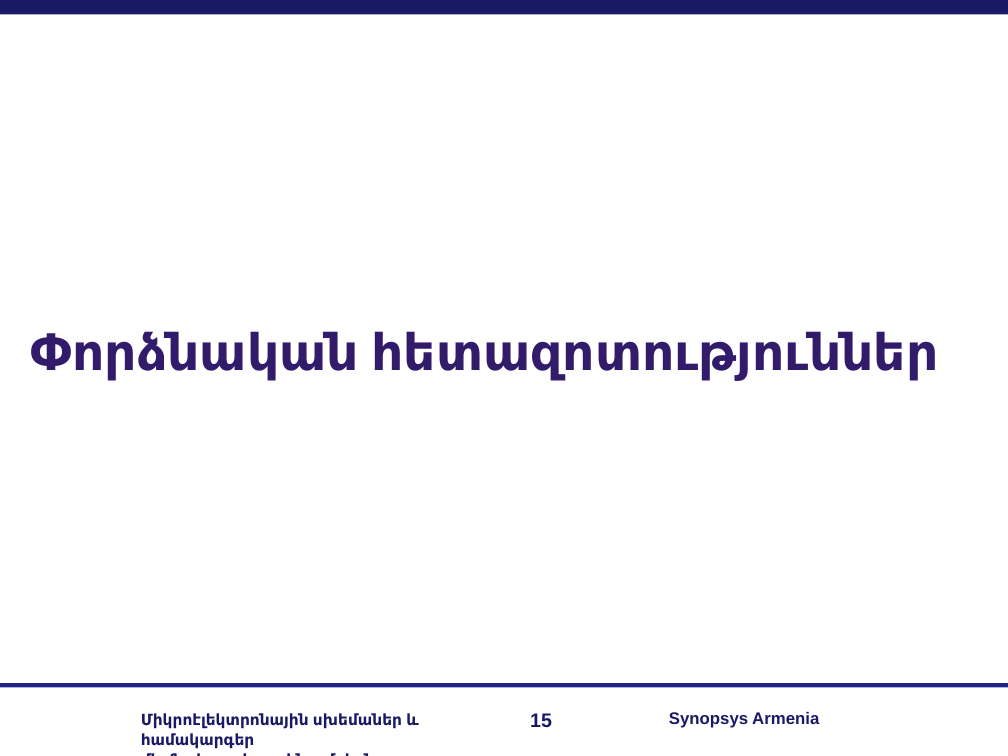
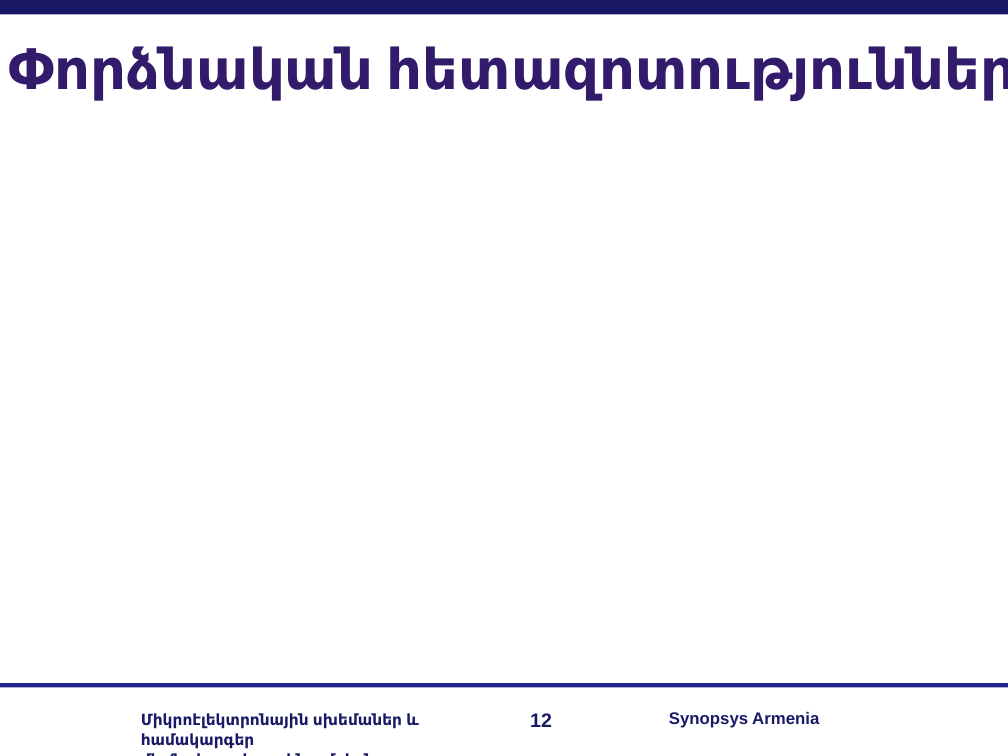
Before and after one commit to RazKarapetyan/Master_thesis, a slide deck: slide 12 of My real work/my_master_slides.ppt (slide 15 before the commit). Drawn at 1008x756 pixels with LibreOffice and Linux fonts; fonts in the diff are those of the drawing; background and template pictures are left out. Boxes give left, top, right and bottom in pixels: in the first picture for what was removed or moved away, otherwise in the second. Text is boxed around its words. In the diff, an @@ line names an element or a change of style, - is before the commit and + after.

```diff
--- a/My real work/my_master_slides.ppt
+++ b/My real work/my_master_slides.ppt
@@ text "Փորձնական հետազոտություններ": place and size @@
-text "Փորձնական հետազոտություններ" at box(31, 331, 939, 381)
+text "Փորձնական հետազոտություններ" at box(8, 46, 1008, 101)
@@ text "Փորձնական հետազոտություններ" at box(8, 46, 1008, 101): size 36 to 40 pt @@
@@ page number at box(530, 713, 552, 727): text changed @@
-15
+12
```
Also in this commit, not shown: 12 other slides changed, 1 slide added, 4 slides removed, 1 other file.
